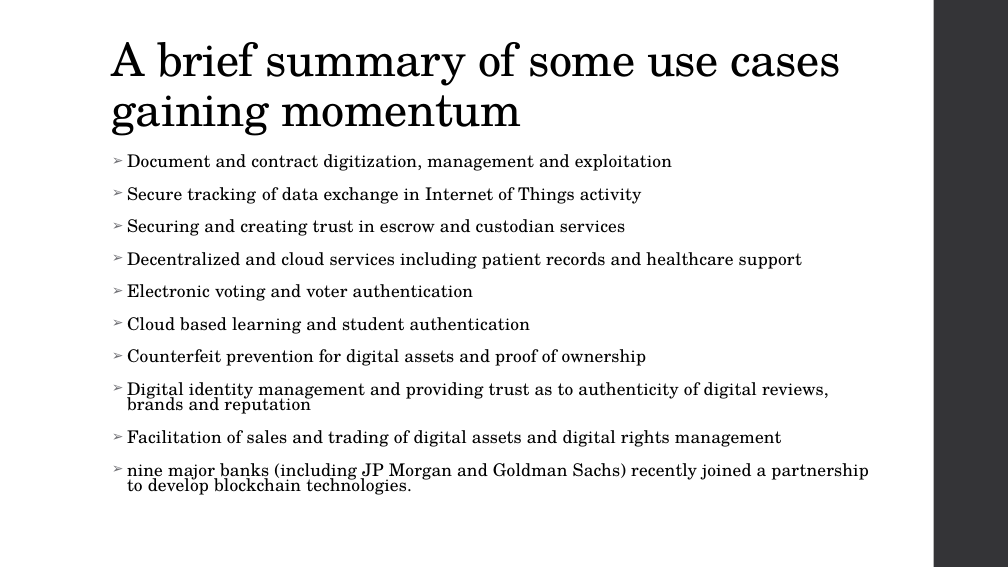
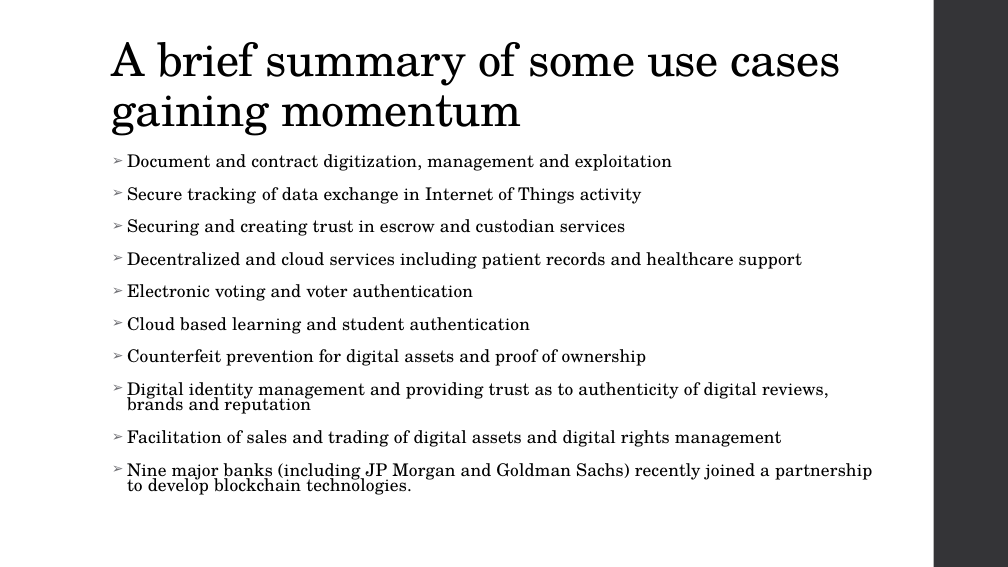
Before and after one commit to niravaga/CS-6650-BSDS-Assignment-3, a slide deck: slide 44 of BlockChain/BlockChain.pptx (slide 45 before the commit). Drawn at 1008x567 pixels with LibreOffice and Linux fonts; fonts in the diff are those of the drawing. Boxes give left, top, right and bottom in pixels: in the first picture for what was removed or moved away, otherwise in the second. Text is boxed around its words. In the diff, an @@ line names an element or a change of style, - is before the commit and + after.

```diff
--- a/BlockChain/BlockChain.pptx
+++ b/BlockChain/BlockChain.pptx
@@ text at [127, 463, 872, 495]: text changed @@
-➢ nine major banks (including JP Morgan and Goldman Sachs) recently joined a partnership to develop blockchain technologies.
+➢ Nine major banks (including JP Morgan and Goldman Sachs) recently joined a partnership to develop blockchain technologies.
```
Also in this commit, not shown: 2 other slides changed, 1 slide added, 1 slide removed, 11 other files.
